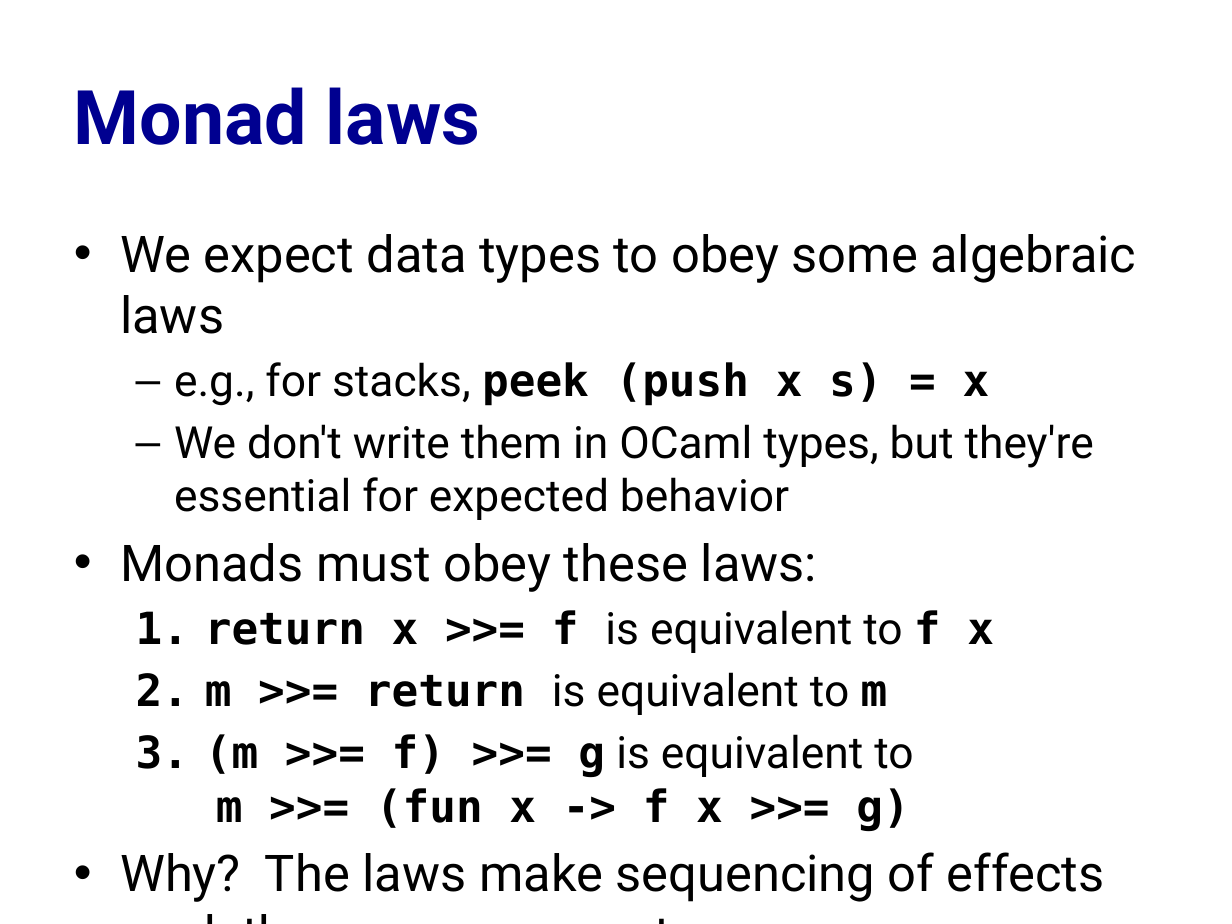
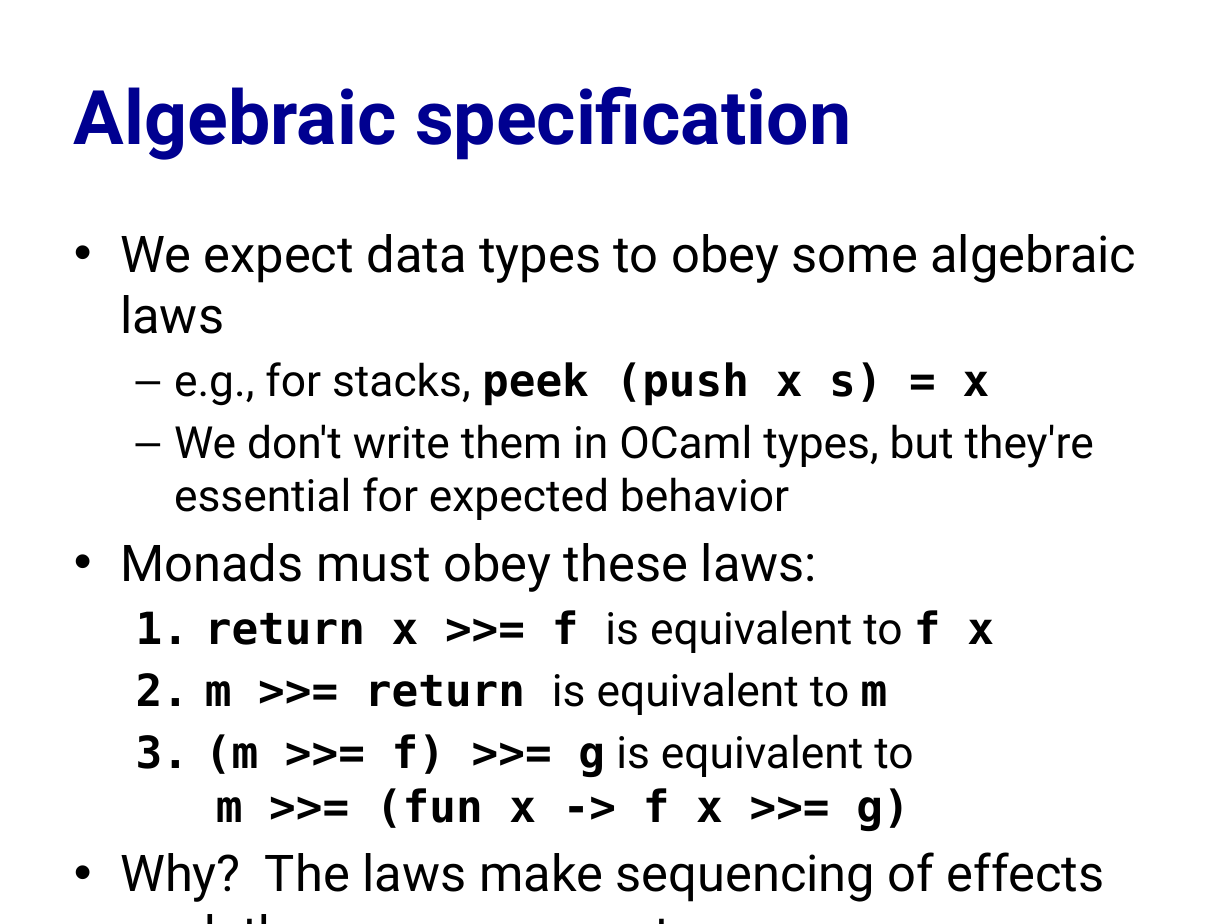
Before and after one commit to cs3110/materials-2019fa, a slide deck: slide 37 of 26-monads/lec.pptx. Drawn at 1232x924 pixels with LibreOffice and Linux fonts; fonts in the diff are those of the drawing. Boxes give left, top, right and bottom in pixels: in the first picture for what was removed or moved away, otherwise in the second. Text is boxed around its words. In the diff, an @@ line names an element or a change of style, - is before the commit and + after.

Commit message:
Tweak: mention algebraic spec earlier

```diff
--- a/26-monads/lec.pptx
+++ b/26-monads/lec.pptx
@@ title at bbox=[74, 86, 851, 160]: text changed @@
-Monad laws
+Algebraic specification
```
Also in this commit, not shown: 1 other slide changed, 1 other file.
